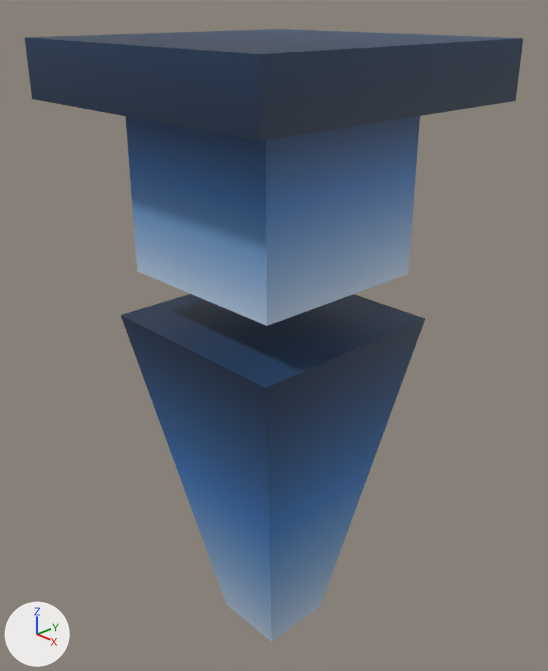
The Blender file assets/sources/entity/blend/judge_eagle.blend as it was, and as the next commit left it.
One viewpoint serves both versions: a 50 mm lens placed at (0.813, -0.761, 1.048), pointed at (-0.013, 0.017, 0.547). Arrows for +X, +Y and +Z are at lower left; the lights stay in place.

Objects in the first picture: 'Agent'.
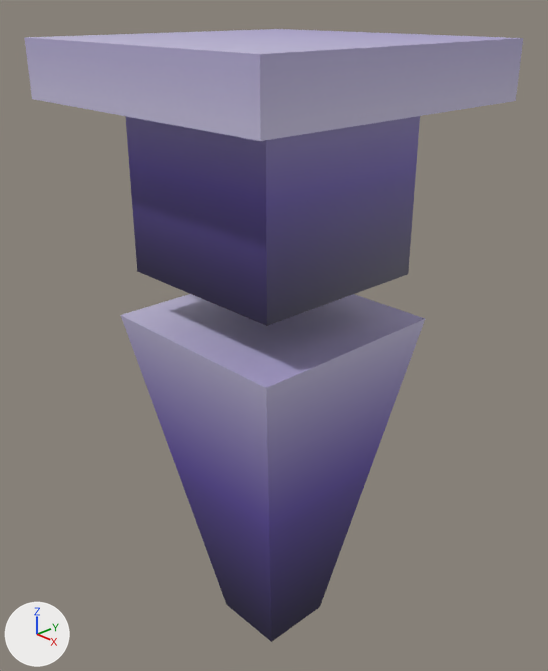
Where the change shows, as pixel boxes (x1, y1, x2, y2) in the pictures (548 x 671 px):
'Agent', surface changed: (25, 29, 523, 642) in both

Patch to the scene script:
```diff
--- a/assets/sources/entity/blend/judge_eagle.blend.py
+++ b/assets/sources/entity/blend/judge_eagle.blend.py
@@ img_judge_lion_png @@
+img_judge_lion_png = load_image('judge_lion.png', '../../../textures/entity/judge_lion.png', 256, 256, 'sRGB')
@@ mat_material @@
 mat_material = principled_material('Material')
-mat_material.texture = img_agent_eagle_png_002
+mat_material.texture = img_judge_lion_png
```
